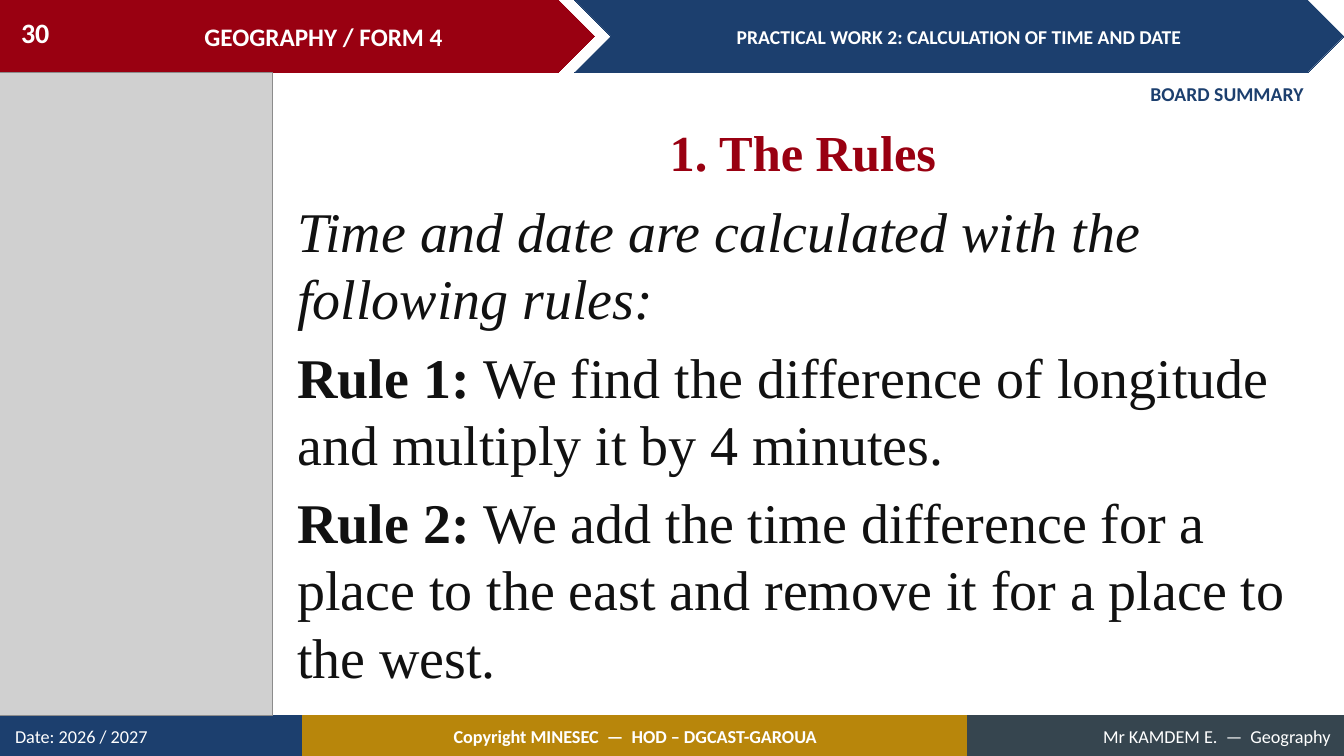
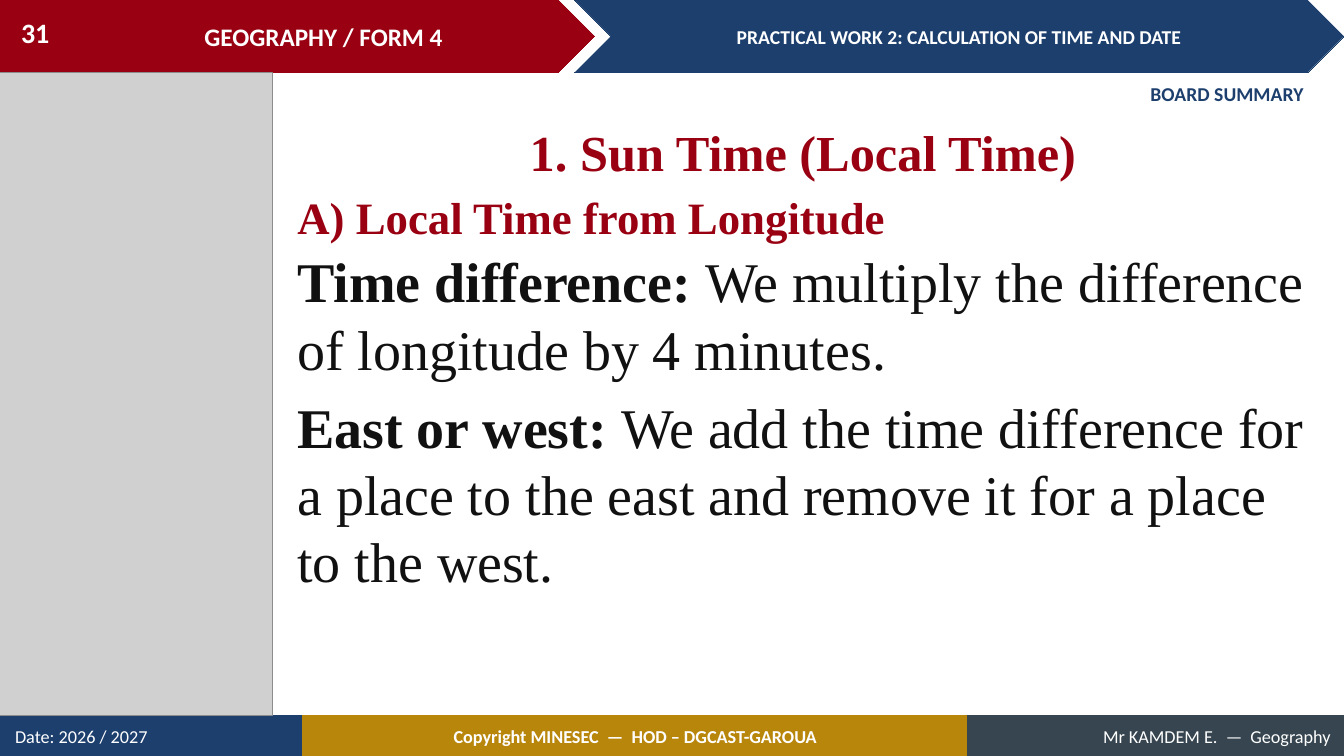
Before and after one commit to Berthautk/linea-github, a slide deck: slide 31 of lecons/F3/07_FORM4_PRACTICAL_WORK2_Calculation_of_Time_and_Date.pptx (slide 30 before the commit). Drawn at 1344x756 pixels with LibreOffice and Linux fonts; fonts in the diff are those of the drawing; grey boxes stand for pictures. Boxes give left, top, right and bottom in pixels: in the first picture for what was removed or moved away, otherwise in the second. Text is boxed around its words. In the diff, an @@ line names an element or a change of style, - is before the commit and + after.

```diff
--- a/lecons/F3/07_FORM4_PRACTICAL_WORK2_Calculation_of_Time_and_Date.pptx
+++ b/lecons/F3/07_FORM4_PRACTICAL_WORK2_Calculation_of_Time_and_Date.pptx
@@ page number at (21,24,49,44): text changed @@
-30
+31
@@ text at (530,136,1076,181): text changed @@
-1. The Rules
+1. Sun Time (Local Time)
@@ text added at (297,202,885,244), 32 pt, text #990011, bold @@
+A) Local Time from Longitude
@@ text at (297,262,1304,583): text changed @@
-Time and date are calculated with the following rules:
-Rule 1: We find the difference of longitude and multiply it by 4 minutes.
-Rule 2: We add the time difference for a place to the east and remove it for a place to the west.
+Time difference: We multiply the difference of longitude by 4 minutes.
+East or west: We add the time difference for a place to the east and remove it for a place to the west.
```
Also in this commit, not shown: 13 other slides changed, 9 slides added, 5 slides removed, 10 other files.
